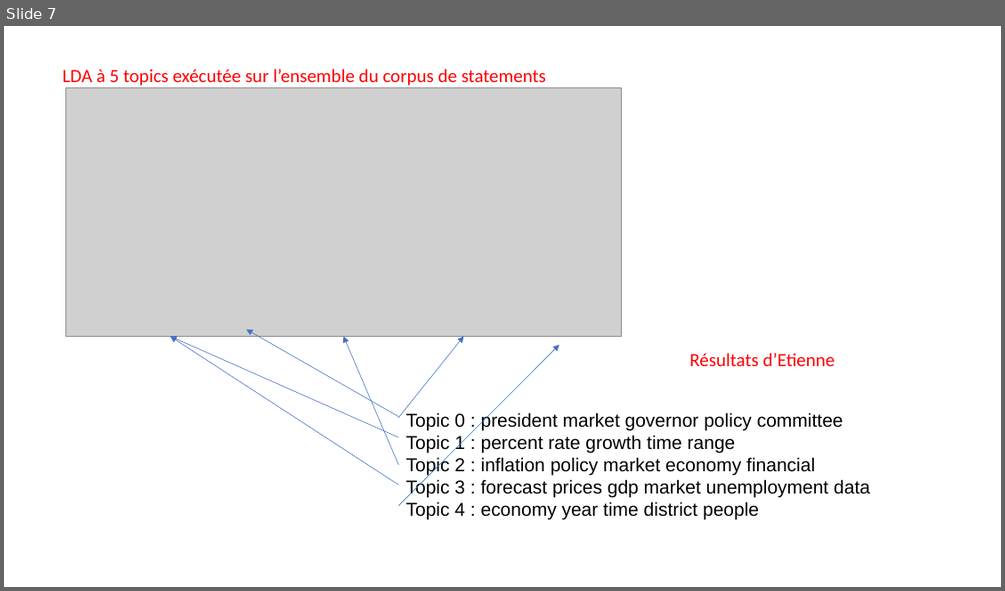
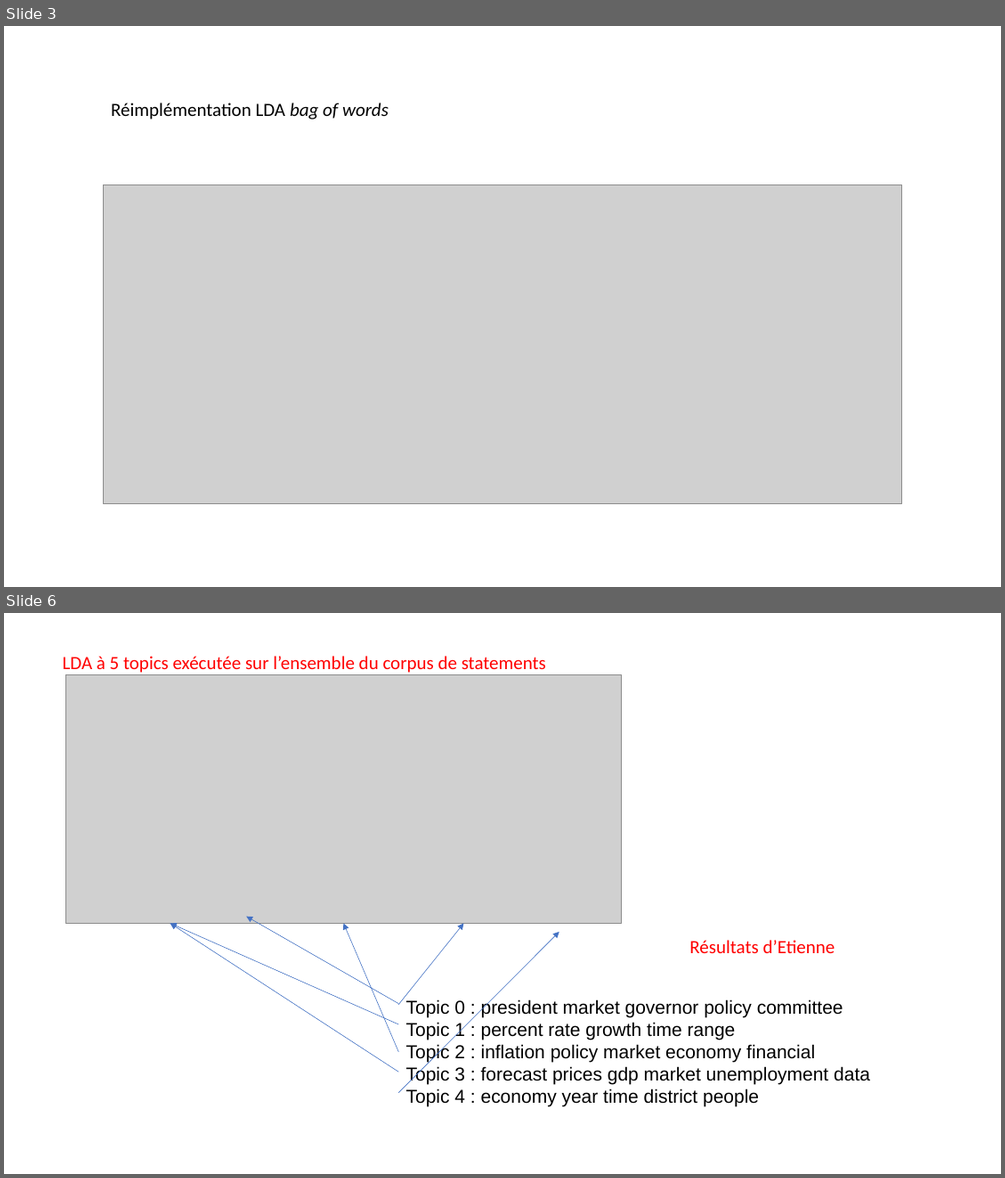
Before and after one commit to erialc-cal/NLP-FOMC, a slide deck: Pour_reu/reu1.pptx. Shown one above the other, each under a label of ours: slide 7 before the commit, slides 3 and 6 after it; the slides between them are not shown. The pictures are 1005x591 and 1005x1178 pixels, drawn with LibreOffice and Linux fonts; fonts in the diff are those of the drawing; grey boxes stand for pictures. Boxes give left, top, right and bottom in pixels: in the first picture for what was removed or moved away, otherwise in the second. Text is boxed around its words. In the diff, an @@ line names an element or a change of style, - is before the commit and + after.

```diff
--- a/Pour_reu/reu1.pptx
+++ b/Pour_reu/reu1.pptx
@@ slide 3 added at (4,26,1001,587), background #FFFFFF @@
@@ text added at (111,103,388,119), 18 pt, text #000000 @@
+Réimplémentation LDA bag of words
@@ picture added at (104,184,901,504) @@
@@ what was slide 7 is now slide 6 @@
```
Also in this commit, not shown: 1 slide changed, 5 other slides added, 5 slides removed, 1 other file.
